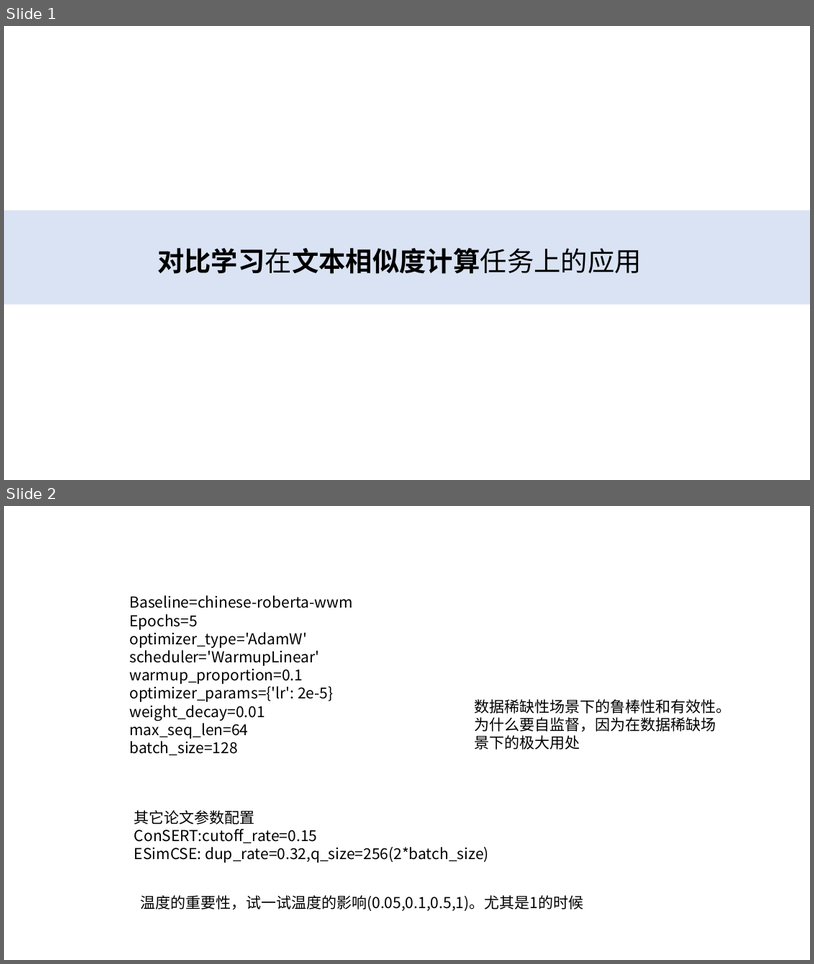
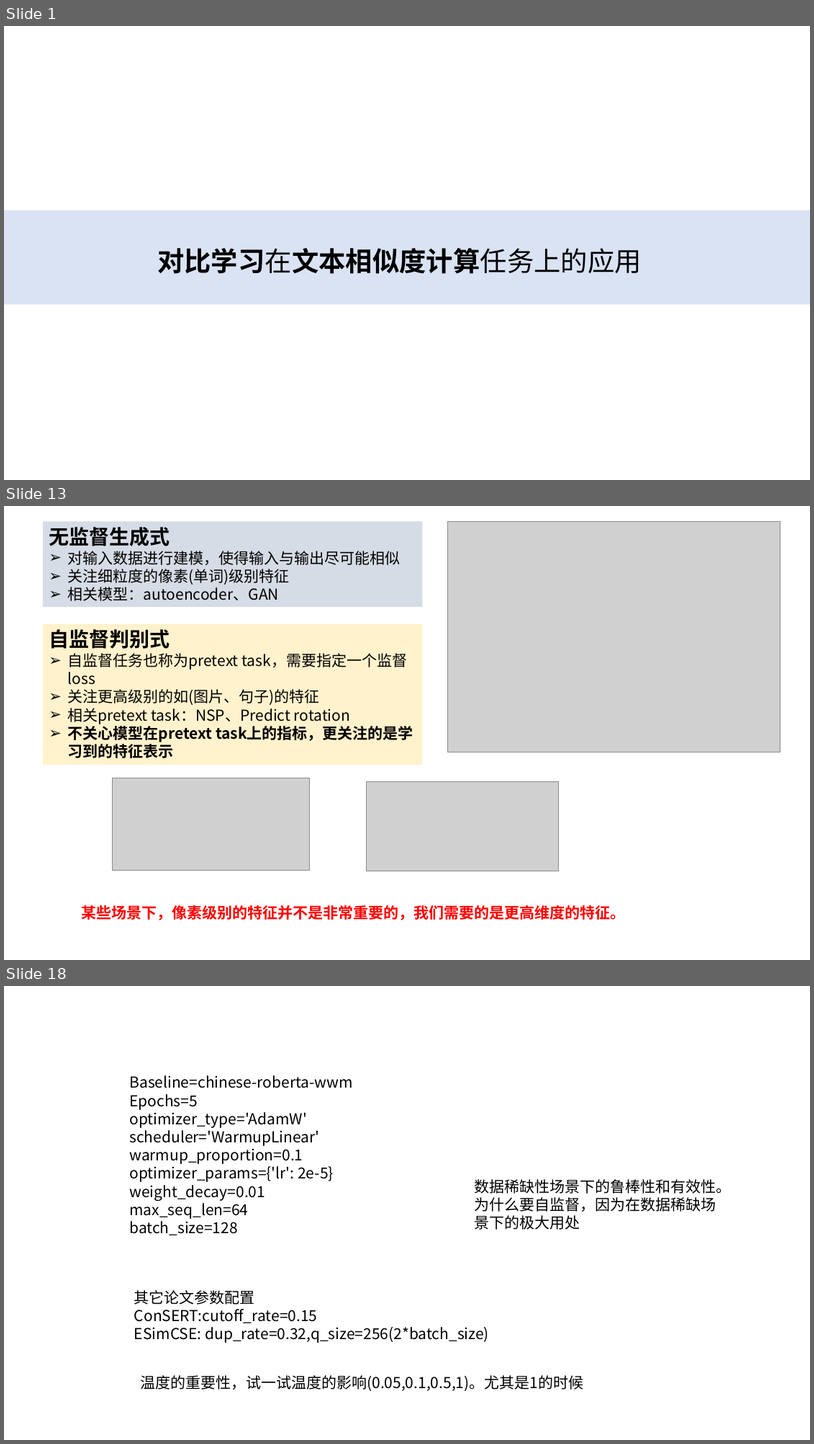
Before and after one commit to xianghuisun/ContrativeLearningInNLP, a slide deck: GroupMeeting.pptx. Shown one above the other, each under a label of ours: slides 1 and 2 before the commit, slides 1, 13 and 18 after it; the slides between them are not shown. The pictures are 814x964 and 814x1444 pixels, drawn with LibreOffice and Linux fonts; fonts in the diff are those of the drawing; grey boxes stand for pictures; background and template pictures are left out. Boxes give left, top, right and bottom in pixels: in the first picture for what was removed or moved away, otherwise in the second. Text is boxed around its words. In the diff, an @@ line names an element or a change of style, - is before the commit and + after.

```diff
--- a/GroupMeeting.pptx
+++ b/GroupMeeting.pptx
@@ slide 13 added at (4, 506, 810, 960), background #FFFFFF @@
@@ rectangle added at (43, 521, 422, 606), fill #D6DCE5, 18 pt, text #000000 @@
+无监督生成式
+➢ 对输入数据进行建模，使得输入与输出尽可能相似
+➢ 关注细粒度的像素(单词)级别特征
+➢ 相关模型：autoencoder、GAN
@@ picture added at (448, 521, 780, 752) @@
@@ rectangle added at (43, 624, 422, 764), fill #FFF2CC, 18 pt, text #000000 @@
+自监督判别式
+➢ 自监督任务也称为pretext task，需要指定一个监督loss
+➢ 关注更高级别的如(图片、句子)的特征
+➢ 相关pretext task：NSP、Predict rotation
+➢ 不关心模型在pretext task上的指标，更关注的是学习到的特征表示
@@ picture added at (112, 778, 310, 871) @@
@@ picture added at (366, 781, 558, 870) @@
@@ text added at (81, 905, 625, 920), 18 pt, text #FF0000, bold @@
+某些场景下，像素级别的特征并不是非常重要的，我们需要的是更高维度的特征。
@@ what was slide 2 is now slide 18 @@
```
Also in this commit, not shown: 1 slide changed, 14 other slides added, 8 other files.
